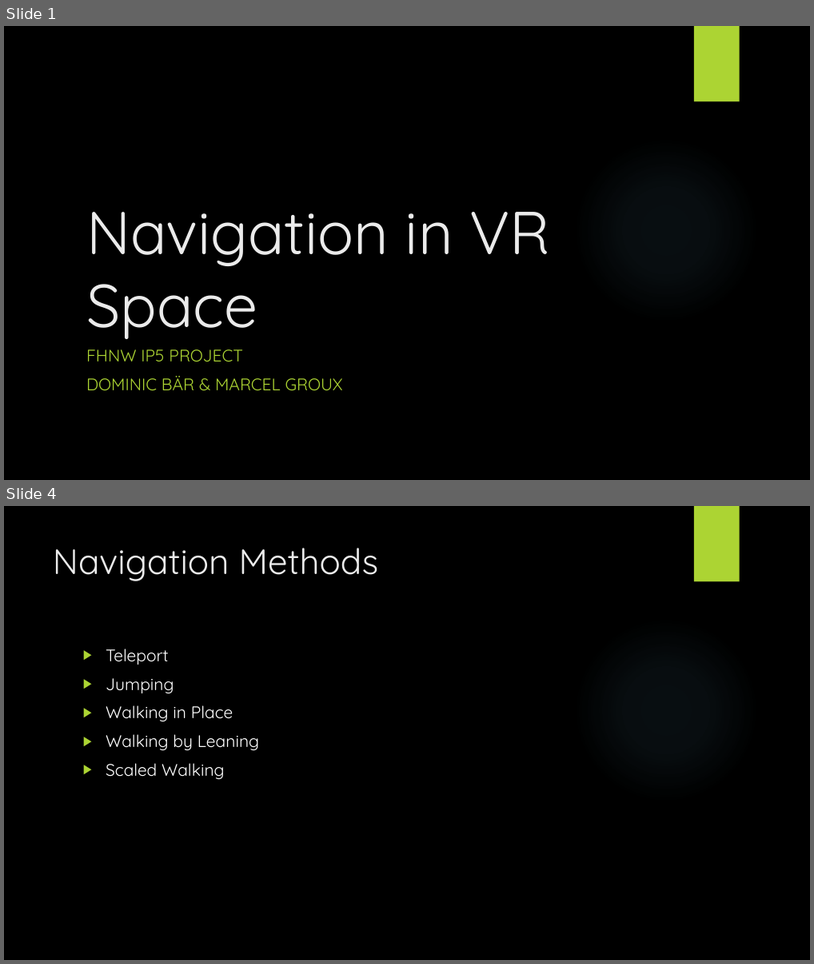
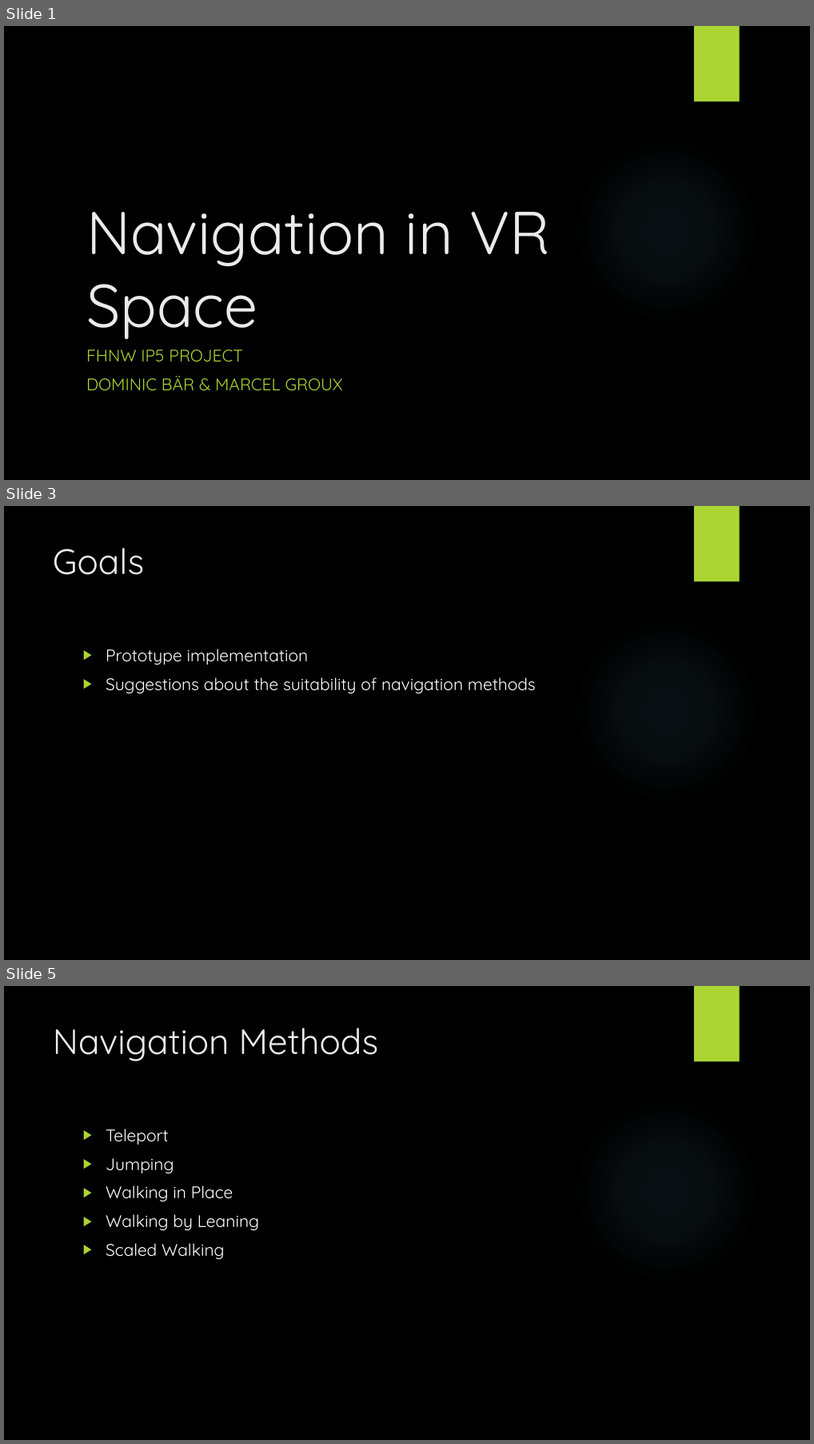
Before and after one commit to c4tTi/navVR, a slide deck: documents/presentation/Navigation in VR Space.pptx. Shown one above the other, each under a label of ours: slides 1 and 4 before the commit, slides 1, 3 and 5 after it; the slides between them are not shown. The pictures are 814x964 and 814x1444 pixels, drawn with LibreOffice and Linux fonts; fonts in the diff are those of the drawing; background and template pictures are left out. Boxes give left, top, right and bottom in pixels: in the first picture for what was removed or moved away, otherwise in the second. Text is boxed around its words. In the diff, an @@ line names an element or a change of style, - is before the commit and + after.

```diff
--- a/documents/presentation/Navigation in VR Space.pptx
+++ b/documents/presentation/Navigation in VR Space.pptx
@@ slide 3 added at (4, 506, 810, 960), background picture (left out); not listed: 2 template elements that a slide beside it also shows @@
@@ title added at (53, 548, 144, 575), 42 pt, text #EBEBEB @@
+Goals
@@ text added at (106, 648, 536, 694), 20 pt, text #FFFFFF @@
+▶ Prototype implementation
+▶ Suggestions about the suitability of navigation methods
@@ what was slide 4 is now slide 5 @@
```
Also in this commit, not shown: 2 slides changed, 2 other slides added, 2 slides removed.
